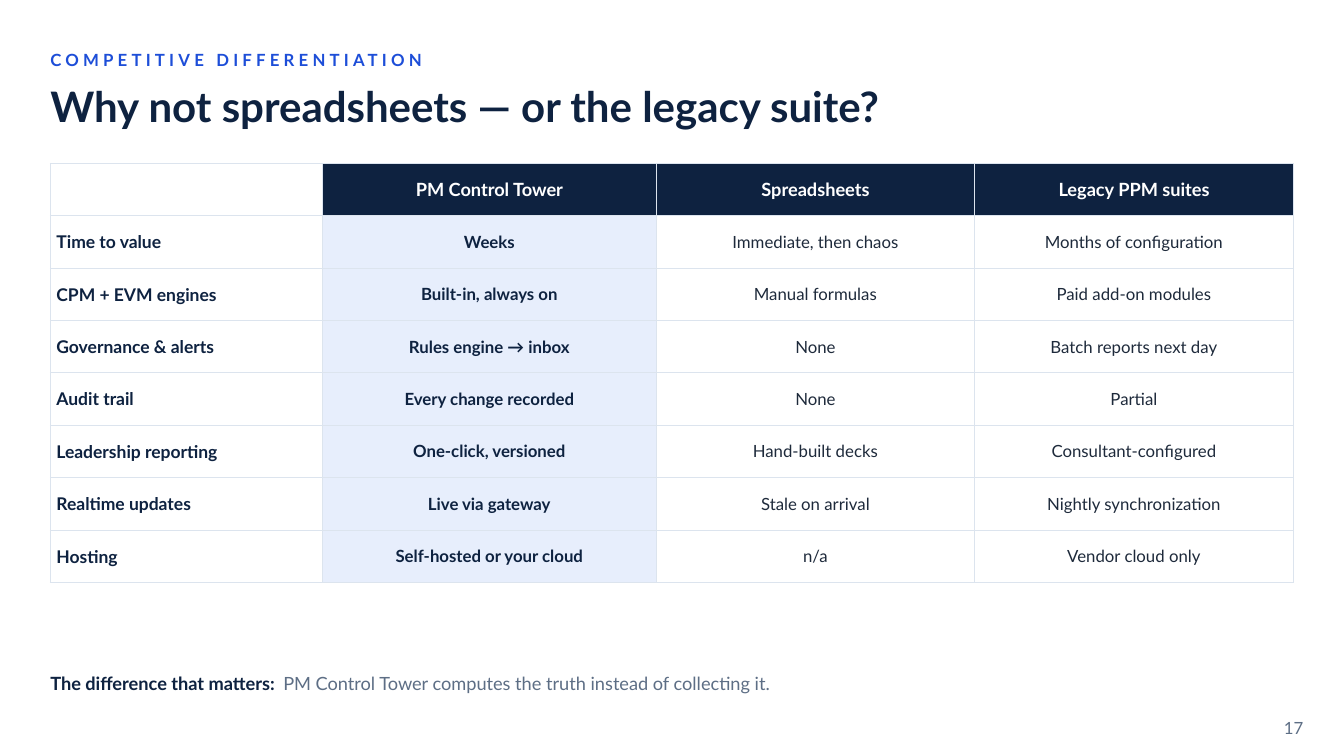
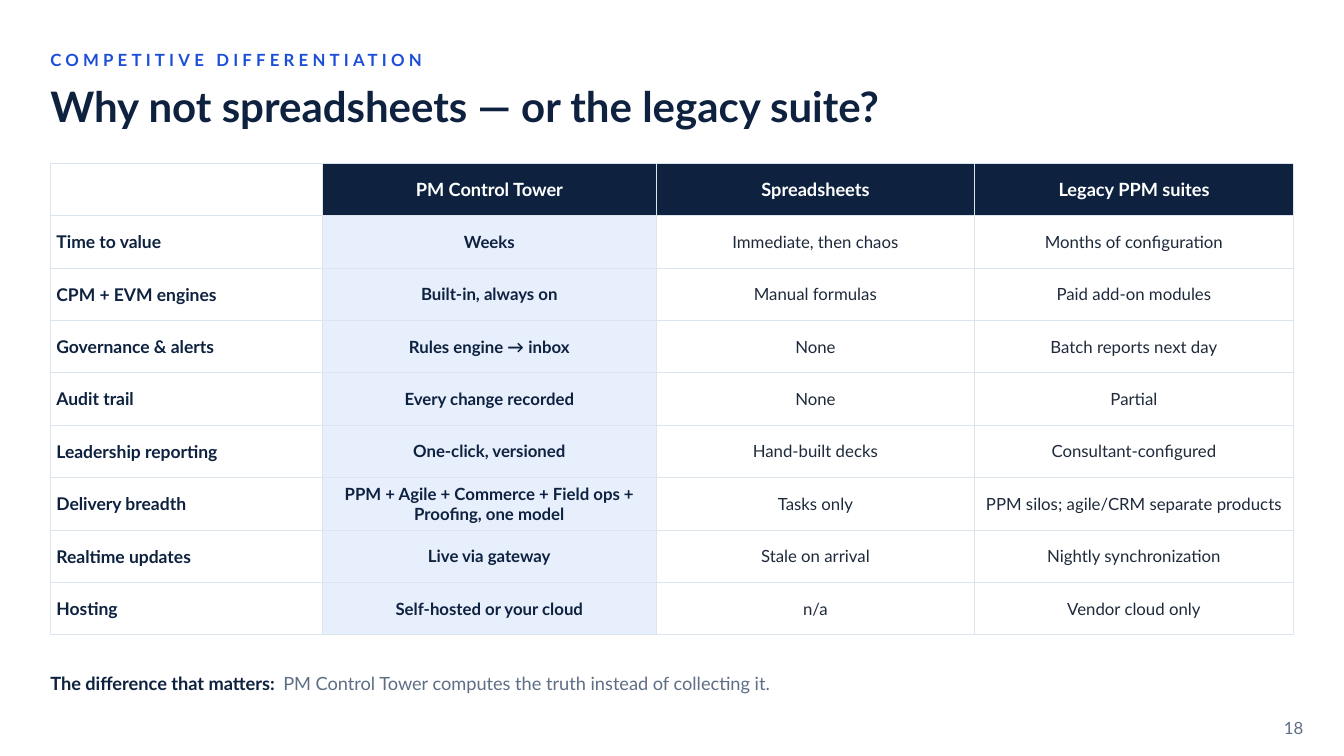
Before and after one commit to KesavSpartan/PM-Control-Tower, a slide deck: slide 18 of Important Documents/SALES-DECK.pptx (slide 17 before the commit). Drawn at 1344x756 pixels with LibreOffice and Linux fonts; fonts in the diff are those of the drawing. Boxes give left, top, right and bottom in pixels: in the first picture for what was removed or moved away, otherwise in the second. Text is boxed around its words. In the diff, an @@ line names an element or a change of style, - is before the commit and + after.

```diff
--- a/Important Documents/SALES-DECK.pptx
+++ b/Important Documents/SALES-DECK.pptx
@@ table at [50, 163, 1294, 622] @@
+row 7: Delivery breadth | PPM + Agile + Commerce + Field ops + Proofing, one model | Tasks only | PPM silos; agile/CRM separate products
@@ text at [1284, 722, 1303, 734]: text changed @@
-17
+18
```
Also in this commit, not shown: 12 other slides changed, 1 slide added, 49 other files.
